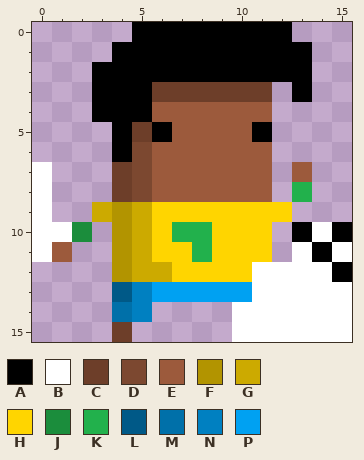
Two states of a pixel-art sprite, Assets.xcassets/SoccerPlayer/KickBall_3.imageset/KickBall_3.png. This is how it looked before the edit.
The file is 16x16 pixels.
Palette (. is transparent): A #000000  B #ffffff  C #6d3e29  D #7c4830  E #9c5a3c  F #b29400  G #ccaa00  H #ffd500  J #1b8d3c  K #22b14c  L #005987  M #0070a9  N #0080c1  P #00a1f2
Pixels before, first column x 0:
 0 .....AAAAAAAA...
 1 ....AAAAAAAAAA..
 2 ...AAAAAAAAAAA..
 3 ...AAACCCCCC.A..
 4 ...AAAEEEEEE....
 5 ....ACAEEEEA....
 6 ....ADEEEEEE....
 7 B...CDEEEEEE.E..
 8 B...CDEEEEEE.K..
 9 B..GFGHHHHHHH...
10 BBJ.FGHKKHHH.ABA
11 BE..FGHHKHHH.BAB
12 ....FGGHHHHBBBBA
13 ....LNPPPPPBBBBB
14 ....MN....BBBBBB
15 ....C.....BBBBBB
The same view after the edit:
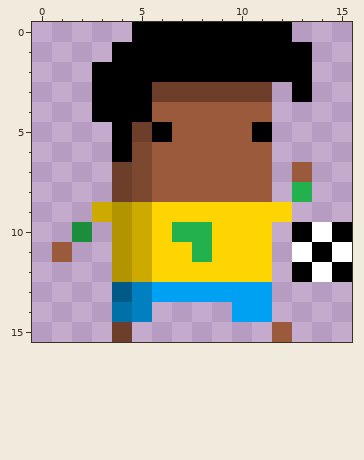
Change:
Colour B becomes colour A in row 12 at x 13.
Colour B becomes colour E in row 15 at x 12.
Colour B becomes colour H in row 12 at x 11.
Colour G becomes colour H in row 12 at x 6.
Colour B becomes colour P in row 13 at x 11; in row 14 at x 10 to 11.
The author cleared colour B in rows 7 to 9 at x 0; in row 10 at x 0 to 1; in row 11 at x 0; in row 12 at x 12; in rows 13 to 14 at x 12 to 15; in row 15 at x 10 to 11 and 13 to 15.
Where, in picture pixels (left, top, right, bottom), the same in both pictures:
erased: (32, 162, 72, 262)
changed: (152, 262, 352, 342)
